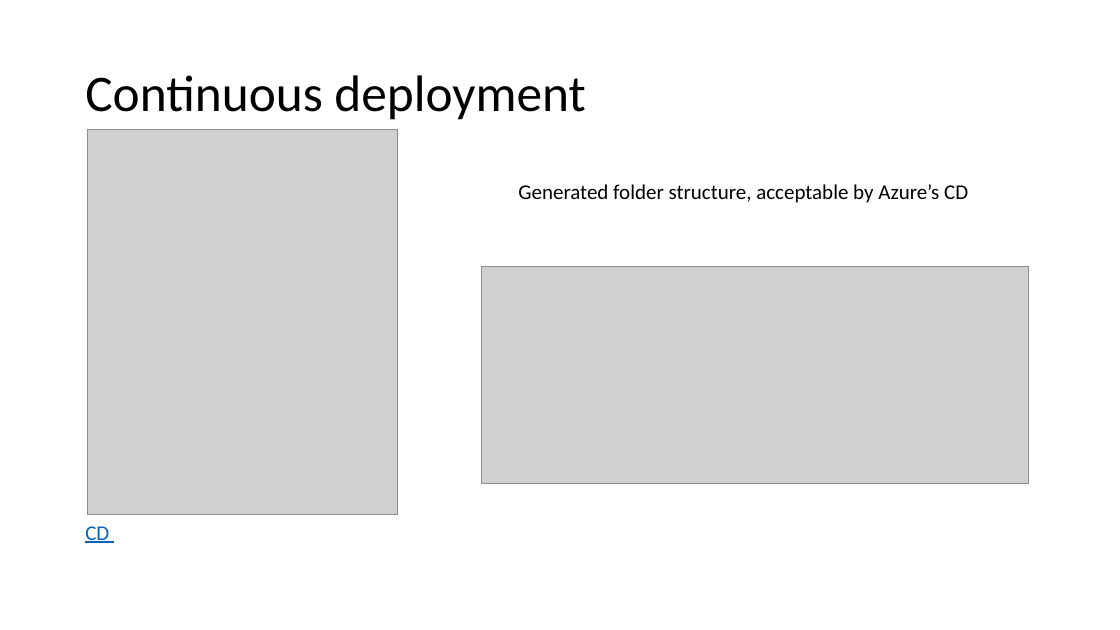
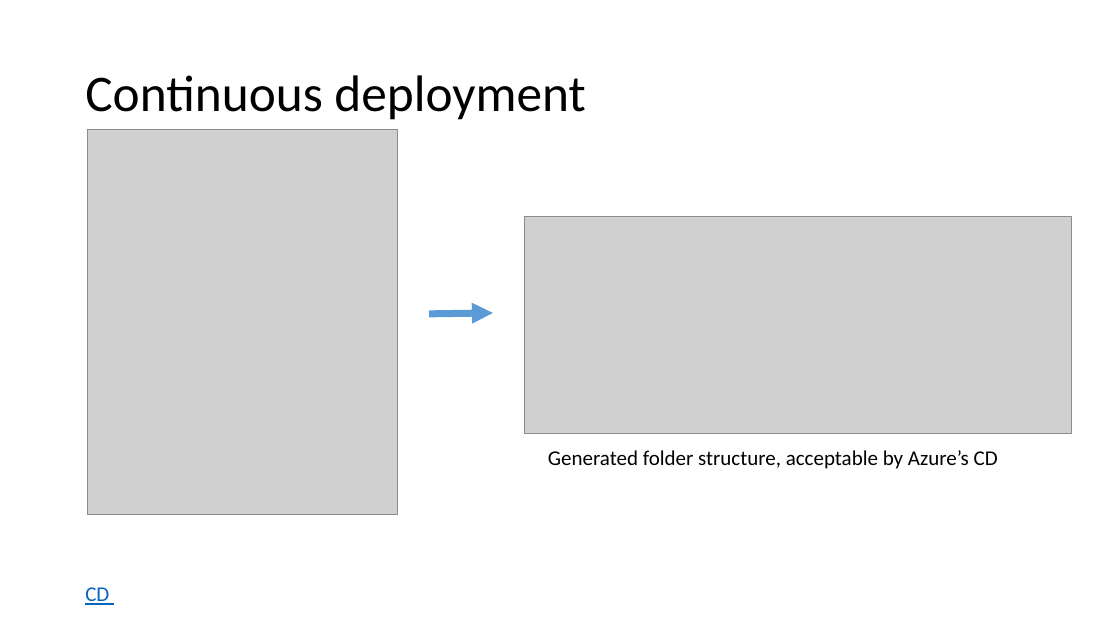
Before and after one commit to Dekorg/TrackApartmentsApp, a slide deck: slide 27 of Presentation/Azure Functions.pptx (slide 25 before the commit). Drawn at 1120x630 pixels with LibreOffice and Linux fonts; fonts in the diff are those of the drawing; grey boxes stand for pictures. Boxes give left, top, right and bottom in pixels: in the first picture for what was removed or moved away, otherwise in the second. Text is boxed around its words. In the diff, an @@ line names an element or a change of style, - is before the commit and + after.

```diff
--- a/Presentation/Azure Functions.pptx
+++ b/Presentation/Azure Functions.pptx
@@ picture: place and size @@
-picture at (481,267,1028,484)
+picture at (525,217,1072,434)
@@ arrow added from (429, 314) to (493, 313), #5B9BD5 6 pt @@
@@ text "Generated folder structure, acceptable by ...": place and size @@
-text "Generated folder structure, acceptable by ..." at (518,184,968,203)
+text "Generated folder structure, acceptable by ..." at (548,450,998,469)
@@ text "CD": place and size @@
-text "CD" at (85,526,109,543)
+text "CD" at (85,587,109,605)
```
Also in this commit, not shown: 3 other slides changed, 3 slides added, 4 other files.
